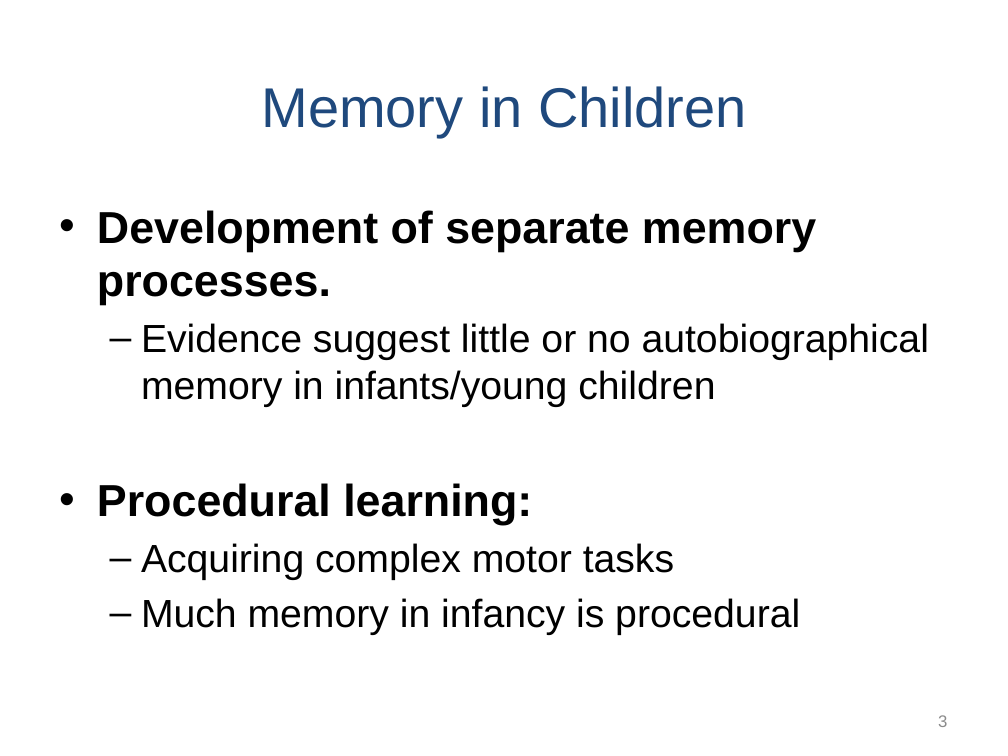
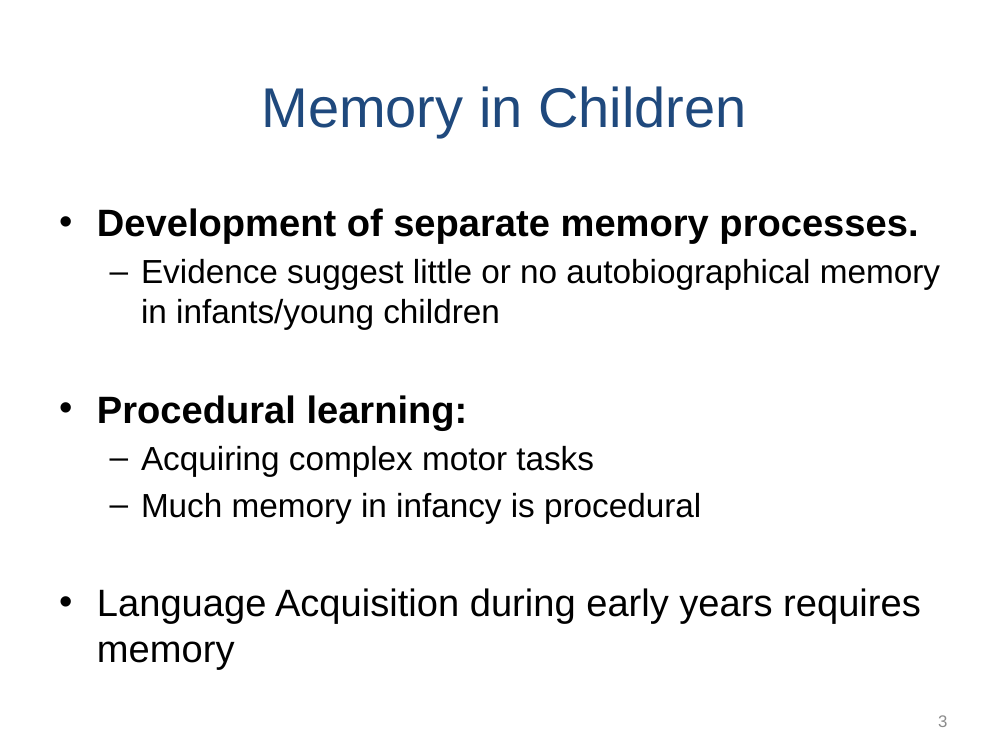
Before and after one commit to npm27/Teaching-Materials, a slide deck: slide 3 of Memory/Slides/Chapter 9.PPTX. Drawn at 1008x756 pixels with LibreOffice and Linux fonts; fonts in the diff are those of the drawing. Boxes give left, top, right and bottom in pixels: in the first picture for what was removed or moved away, otherwise in the second. Text is boxed around its words. In the diff, an @@ line names an element or a change of style, - is before the commit and + after.

```diff
--- a/Memory/Slides/Chapter 9.PPTX
+++ b/Memory/Slides/Chapter 9.PPTX
@@ text at [97,208,940,523]: size 32 to 27.2 pt in "Development of separate memory processes.", "Procedural learning:"; size 28 to 23.8 pt in "Evidence suggest little or no autobiographical memory ...", "Acquiring complex motor tasks", "Much memory in infancy is procedural" @@
@@ text at [97,588,921,624]: paragraph added @@
+• Language Acquisition during early years requires memory
```
Also in this commit, not shown: 7 other slides changed, 2 slides added.
